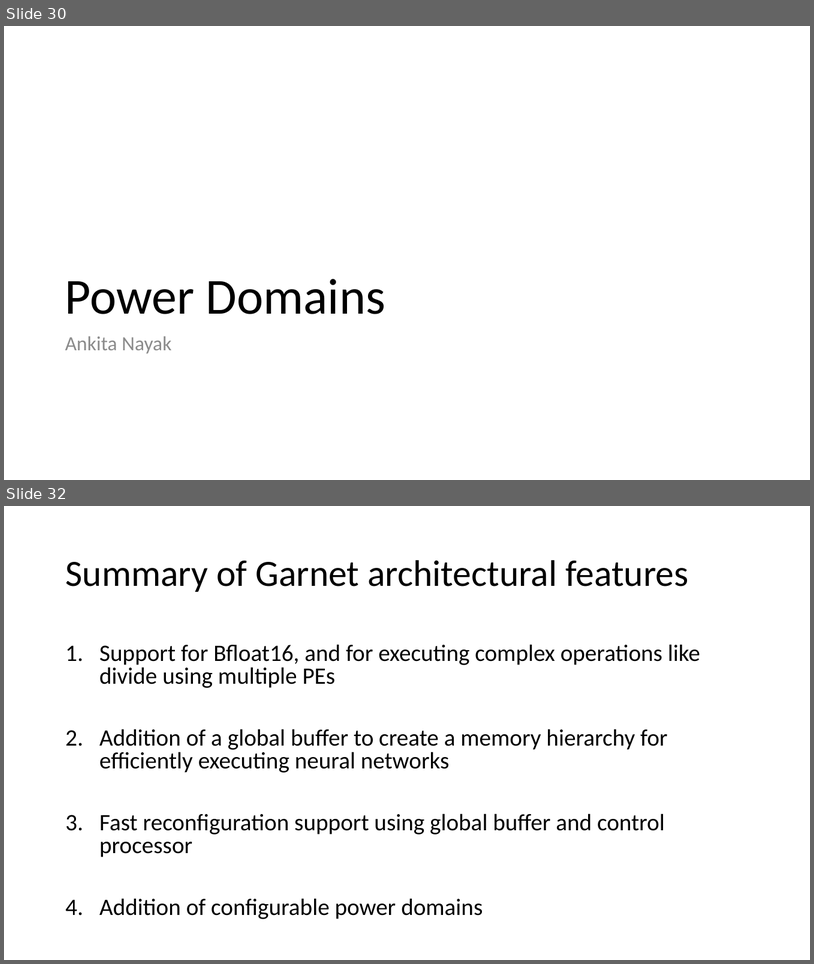
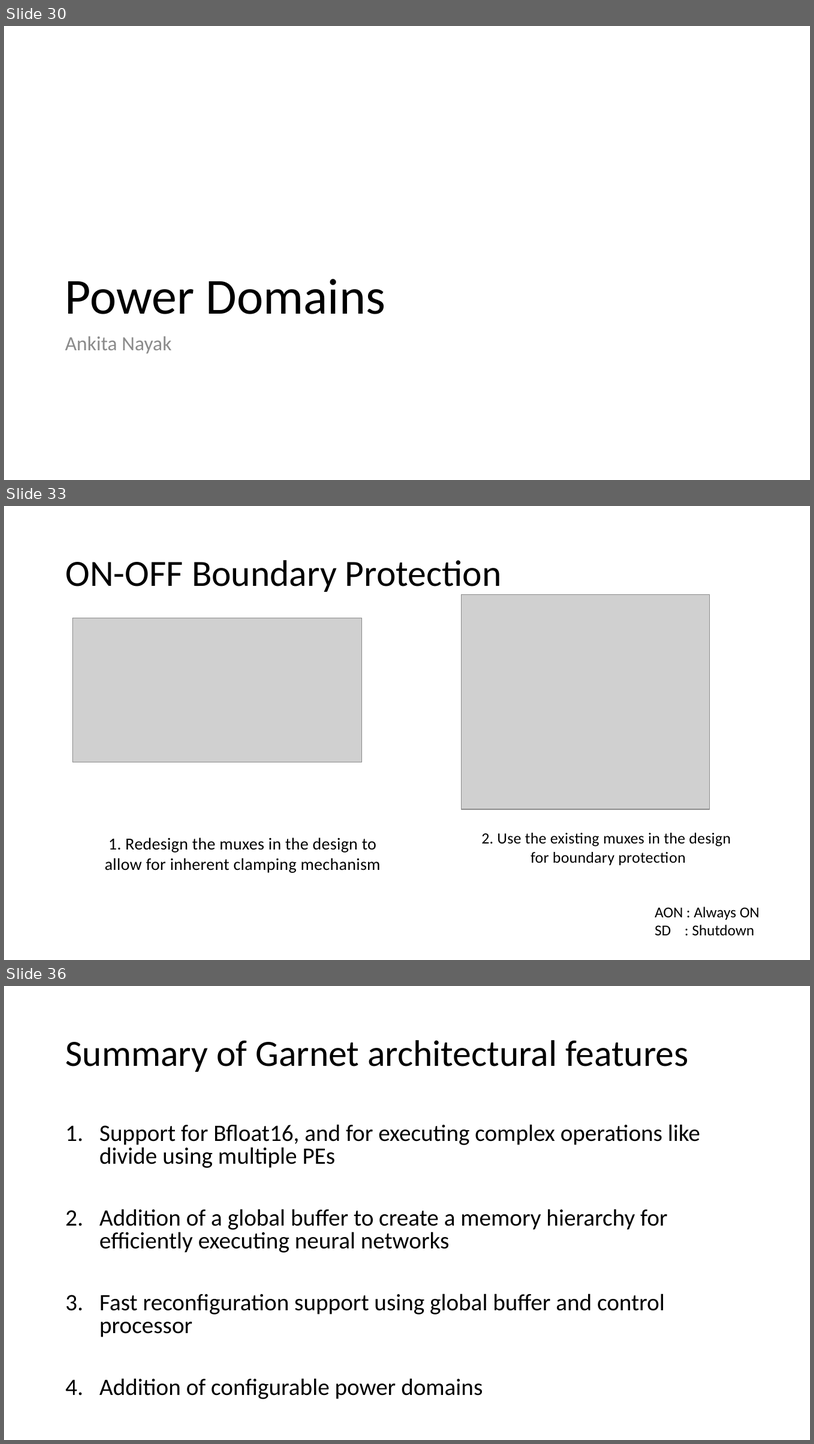
Before and after one commit to StanfordAHA/garnet, a slide deck: docs/garnet-block-diagrams.pptx. Shown one above the other, each under a label of ours: slides 30 and 32 before the commit, slides 30, 33 and 36 after it; the slides between them are not shown. The pictures are 814x964 and 814x1444 pixels, drawn with LibreOffice and Linux fonts; fonts in the diff are those of the drawing; grey boxes stand for pictures. Boxes give left, top, right and bottom in pixels: in the first picture for what was removed or moved away, otherwise in the second. Text is boxed around its words. In the diff, an @@ line names an element or a change of style, - is before the commit and + after.

```diff
--- a/docs/garnet-block-diagrams.pptx
+++ b/docs/garnet-block-diagrams.pptx
@@ slide 33 added at (x1=4, y1=506, x2=810, y2=960), background #FFFFFF @@
@@ title added at (x1=65, y1=560, x2=501, y2=595), 44 pt, text #000000 @@
+ON-OFF Boundary Protection
@@ picture added at (x1=461, y1=594, x2=710, y2=809) @@
@@ picture added at (x1=73, y1=618, x2=362, y2=762) @@
@@ text added at (x1=105, y1=837, x2=381, y2=873), 20 pt, text #000000 @@
+1. Redesign the muxes in the design to allow for inherent clamping mechanism
@@ text added at (x1=482, y1=832, x2=731, y2=865), 18.5 pt, text #000000 @@
+2. Use the existing muxes in the design
+for boundary protection
@@ text added at (x1=655, y1=906, x2=760, y2=936), 18 pt, text #000000 @@
+AON : Always ON
+SD : Shutdown
@@ what was slide 32 is now slide 36 @@
```
Also in this commit, not shown: 4 other slides added, 1 slide removed.
